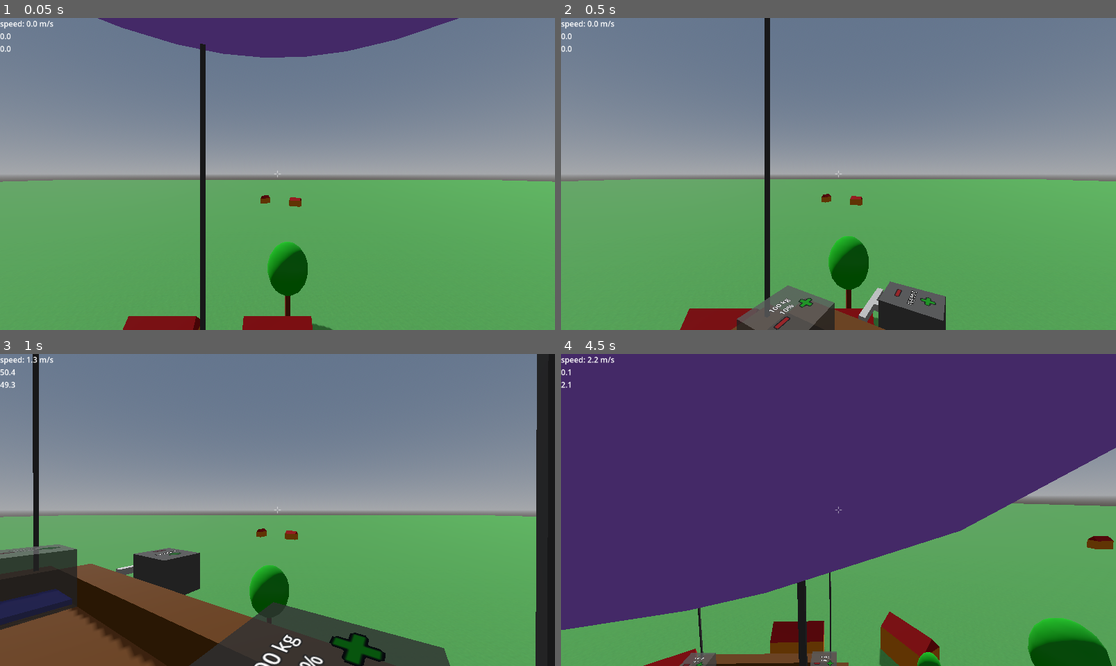
Above: before the commit, frames 1-4 (two rows, left to right).
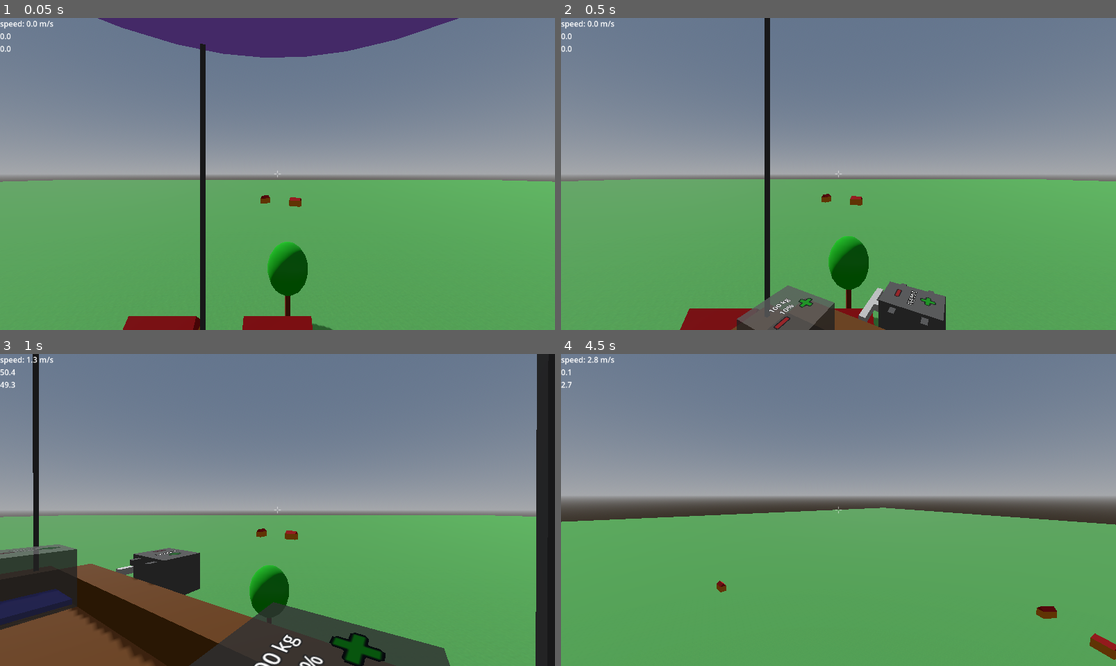
Above: after the commit, the same moments.

Repository: jmdejong/airships
Game: Godot game, scene res://scenes/world.tscn
Two runs of this game, one before a commit and one after it. Both use one fixed random seed, a clock stepped at 60 frames per second and the inputs below.
Inputs (mouse positions are in pixels of both pictures, inside the frame that each line leads up to):
- Up to frame 1 (0.05 s): no input
- Up to frame 2 (0.5 s): no input
- Up to frame 3 (1 s): move the mouse to (399, 494) at 0.52 s; hold D (right) from 0.53 s (still down); hold Shift (sprint) from 0.53 s (still down); click (399, 494) at 0.6 s
- Up to frame 4 (4.5 s): move the mouse to (810, 510) at 1.27 s; release D (right) at 1.28 s; release Shift (sprint) at 1.28 s; hold Space (up) from 1.28 s (still down); tap Shift (sprint) at 1.35, 4.35 s; click (810, 510) at 1.55 s; move the mouse to (849, 503) at 2.02 s; hold Shift (sprint) 2.03-2.78 s; click (849, 503) at 2.1 s; move the mouse to (832, 516) at 2.77 s; tap Mouse wheel down (rotate_left) at 2.85 s; click (832, 516) at 3.05 s; move the mouse to (877, 513) at 3.52 s; hold Shift (sprint) 3.53-4.28 s; tap Mouse wheel up (rotate_right) at 3.6 s; click (877, 513) at 3.67 s; move the mouse to (794, 506) at 4.27 s

Frame 1 is identical in both runs. In frame 2, less than 0.1% of the frame differs, in the area x 32-70%, y 85-99%; in frame 3, less than 0.1%; in frame 4, 73%, in the area x 0-100%, y 0-100%.

Commit message:
airships can split in 2

Diff:
--- a/code/airship.gd
+++ b/code/airship.gd
@@ -1,12 +1,17 @@
+class_name Airship
 extends RigidBody3D
 
 var displaced_volume: float
 var center_of_volume: Vector3
 var forces: Array[Force]
+static var CompositeComponent = preload("res://scenes/components/composite.tscn")
 
 func _ready() -> void:
 	$Components.changed.connect(calculate_components)
 	calculate_components()
+	await get_tree().create_timer(0.1).timeout
+	check_connections()
+
 
 func calculate_components() -> void:
 
@@ -42,8 +47,56 @@
 func is_floor() -> bool:
 	return true
 
-func build_component(pos: Vector3, component: Component, transform) -> void:
+func check_connections() -> void:
+	var all_components: Array[Component] = $Components.all_components()
+	#for c: Component in all_components:
+		#if c.connected_components().is_empty():
+			#prints("s", c)
+	if all_components.is_empty():
+		return
+	var start: Component = all_components[0]
+	prints("start", start)
+	var known: Dictionary[Component, bool] = {}
+	for c in all_components:
+		known[c] = false
+	known[start] = true
+	var fringe: Array[Component] = [start]
+	while !fringe.is_empty():
+		#prints("f", fringe)
+		var c: Component = fringe.pop_back()
+		#prints(c, c.connected_components())
+		for n in c.connected_components():
+			if known.has(n) and !known[n]:
+				known[n] = true
+				fringe.append(n)
+	#prints(all_components.size(), known.size())
+	var unconnected: Array[Component] = []
+	var holders: Dictionary[CompositeComponent, bool]
+	for c: Component in all_components:
+		if !known[c]:
+			unconnected.append(c)
+			c.remove()
+	if !unconnected.is_empty():
+		var components_holder: Component = $Components
+		remove_child(components_holder)
+		var new_ship: Airship = duplicate()
+		new_ship.remove_child(new_ship.get_node("Components"))
+		add_child(components_holder)
+		var new_components: CompositeComponent = CompositeComponent.instantiate()
+		new_components.name = "Components"
+		for c in unconnected:
+			new_components.add_component(c)
+		new_ship.add_child(new_components)
+		get_parent().add_child(new_ship)
+
+func build_component(pos: Vector3, component: ComponentBlueprint, transform) -> void:
 	var comp_node: Node3D = component.scene.instantiate()
 	comp_node.transform = transform
 	comp_node.position += pos
 	$Components/Custom.add_component(comp_node)
+	$Components/Custom.recalculate()
+
+func destroy_component(component: Component, pos: Vector3):
+	component.destroy(pos)
+	await get_tree().create_timer(0.1).timeout
+	check_connections()
--- a/code/build.gd
+++ b/code/build.gd
@@ -1,7 +1,7 @@
 extends RayCast3D
 
 var preview: Area3D = null
-var build_component: Component = null
+var build_component: ComponentBlueprint = null
 var component_position: Vector3
 var rotation_mode: int = 2:
 	set(value):
@@ -9,7 +9,7 @@
 		rotation_transform = Transform3D(Basis(Vector3.UP, rotation_mode * PI / 2), Vector3.ZERO)
 var rotation_transform: Transform3D = Transform3D(Basis(Vector3.UP, rotation_mode * PI / 2), Vector3.ZERO)
 
-func select_build(component: Component) -> void:
+func select_build(component: ComponentBlueprint) -> void:
 	for child in %BuildPreview.get_children():
 		child.queue_free()
 	build_component = component
@@ -49,8 +49,11 @@
 
 func try_remove() -> void:
 	var collider: CollisionObject3D = %BuildCast.get_collider()
-	if collider == null:
+	if collider == null or not collider is Airship:
 		return
 	var shape: CollisionShape3D = collider.shape_owner_get_owner(collider.shape_find_owner(%BuildCast.get_collider_shape()))
+	if !is_instance_valid(shape) || !is_instance_valid(shape.get_meta("component")):
+		return
 	var component: Node3D = shape.get_meta("component")
-	component.destroy(%BuildCast.get_collision_point() * collider.transform)
+	var ship: Airship = collider
+	ship.destroy_component(component, %BuildCast.get_collision_point() * collider.transform)
--- a/code/build_tab.gd
+++ b/code/build_tab.gd
@@ -1,7 +1,7 @@
 extends CanvasLayer
 
 
-signal select_build(component: Component)
+signal select_build(component: ComponentBlueprint)
 signal select_remove
 
 
--- a/code/component.gd
+++ b/code/component_blueprint.gd
@@ -1,4 +1,4 @@
-class_name Component
+class_name ComponentBlueprint
 extends Object
 
 var scene: PackedScene
@@ -12,23 +12,23 @@
 
 enum ComponentType { Woodblock, EngineHor }
 
-static var WoodBlock: Component = Component.new(
+static var WoodBlock: ComponentBlueprint = ComponentBlueprint.new(
 	preload("res://scenes/components/woodblock.tscn"),
 	preload("res://scenes/previews/woodblock.tscn"),
 	AABB(-Vector3.ONE*Global.block_size/2, Vector3.ONE*Global.block_size)
 )
-static var EngineHor: Component = Component.new(
+static var EngineHor: ComponentBlueprint = ComponentBlueprint.new(
 	preload("res://scenes/components/engine_hor.tscn"),
 	preload("res://scenes/previews/engine.tscn"),
 	AABB(-Vector3.ONE*Global.block_size/2, Vector3(1.5, 1.0, 1.0))
 )
 
-static var components: Dictionary[ComponentType, Component] = {
+static var components: Dictionary[ComponentType, ComponentBlueprint] = {
 	ComponentType.Woodblock: WoodBlock,
 	ComponentType.EngineHor: EngineHor
 }
 
-static func from_type(typ: ComponentType):
+static func from_type(typ: ComponentType) -> ComponentBlueprint:
 	return components[typ]
 
 
--- a/code/components/base_component.gd
+++ b/code/components/base_component.gd
@@ -1,10 +1,11 @@
 class_name BaseComponent
-extends Node3D
+extends Component
 
 signal changed
 
 var mass_: float
 var volume: float
+var ship: Airship
 
 func displaced_volume() -> float:
 	return volume
@@ -21,7 +22,20 @@
 	c.transform = transform * c.transform
 	return [c]
 
-func destroy(_where: Vector3) -> void:
+func remove() -> void:
+	if get_parent() == null:
+		return
 	get_parent().remove_child(self)
 	changed.emit()
+
+func destroy(_where: Vector3) -> void:
+	remove()
 	queue_free()
+
+func all_components() -> Array[Component]:
+	return [self]
+
+func connected_components() -> Array[Component]:
+	var connected: Array[Component] = []
+	connected.assign($Connection.get_overlapping_areas().map(func(area): return area.get_parent()))
+	return connected
--- /dev/null
+++ b/code/components/component.gd
@@ -0,0 +1,2 @@
+class_name Component
+extends Node3D
--- a/code/components/composite.gd
+++ b/code/components/composite.gd
@@ -1,4 +1,5 @@
-extends Node3D
+class_name CompositeComponent
+extends Component
 
 signal changed
 
@@ -9,13 +10,21 @@
 var _shapes: Array[CollisionShape3D]
 var _forces: Array[Force]
 var component_cells: Dictionary[Vector2, Node3D]
+var ship: Airship
+var has_changed: bool = true
 
 func _ready() -> void:
 	for child in get_children():
-		child.changed.connect(_recalculate)
-	_recalculate()
+		child.ship = ship
+		child.changed.connect(func():has_changed = true; check_recalculate.call_deferred())
+	recalculate()
 
-func _recalculate() -> void:
+func check_recalculate() -> void:
+	if !has_changed:
+		return
+	recalculate()
+
+func recalculate() -> void:
 	_mass = 0
 	_displaced_volume = 0
 	_center_of_mass = Vector3(0, 0, 0)
@@ -52,6 +61,7 @@
 	else:
 		_center_of_volume /= _displaced_volume
 	changed.emit()
+	has_changed = false
 
 func displaced_volume() -> float:
 	return _displaced_volume
@@ -73,5 +83,14 @@
 
 func add_component(component: Node3D) -> void:
 	add_child(component)
-	component.changed.connect(_recalculate)
-	_recalculate()
+	component.ship = ship
+	component.changed.connect(recalculate)
+
+func all_components() -> Array[Component]:
+	var ac: Array[Component] = []
+	for c: Component in get_children():
+		ac.append_array(c.all_components())
+	return ac
+
+func connected_components() -> Array[Component]:
+	return []
--- a/code/components/wood_panel.gd
+++ b/code/components/wood_panel.gd
@@ -3,23 +3,67 @@
 extends BaseComponent
 
 @export var density: float = 100
+var size_block: Vector3i
 @export var size: Vector3 = Vector3.ONE:
 	set(val):
 		size_block = Vector3(val / Global.block_size)
 		size = size_block * Global.block_size
+		_update_sizes()
+
+func _update_sizes() -> void:
 		volume = size.x * size.y * size.z
 		mass_ = density * volume
 		var origin: Vector3 = size / 2.0 - Vector3(0.25, 0.25, 0.25)
-		var cs: BoxShape3D = $CollisionShape3D.shape.duplicate()
-		cs.size = size
-		$CollisionShape3D.shape = cs
+		$CollisionShape3D.shape = _box_shape(size)
 		$CollisionShape3D.position = origin
 		var ms: BoxMesh = $MeshInstance3D.mesh.duplicate()
 		ms.size = size
 		$MeshInstance3D.mesh = ms
 		$MeshInstance3D.position = origin
 		$CenterOfMass.position = origin
-var size_block: Vector3i
+		$Connection/CollisionShapeX.position = origin
+		$Connection/CollisionShapeX.shape = _box_shape(size + Vector3(0.1, -0.2, -0.2))
+		$Connection/CollisionShapeY.position = origin
+		$Connection/CollisionShapeY.shape = _box_shape(size + Vector3(-0.2, 0.1, -0.2))
+		$Connection/CollisionShapeZ.position = origin
+		$Connection/CollisionShapeZ.shape = _box_shape(size + Vector3(-0.2, -0.2, 0.1))
+
+func _set_connections() -> void:
+	return
+	for c: CollisionShape3D in $Connection.get_children():
+		c.queue_free()
+	var cshape: SphereShape3D = SphereShape3D.new()
+	cshape.radius = 0.1
+	for x: int in size_block.x:
+		for y: int in size_block.y:
+			var c1: CollisionShape3D = CollisionShape3D.new()
+			c1.position = Vector3(x, y, -0.5) * Global.block_size
+			c1.shape = cshape
+			$Connection.add_child(c1)
+			var c2: CollisionShape3D = CollisionShape3D.new()
+			c2.position = Vector3(x, y, size_block.z + 0.5) * Global.block_size
+			c2.shape = cshape
+			$Connection.add_child(c2)
+		for z: int in size_block.z:
+			var c1: CollisionShape3D = CollisionShape3D.new()
+			c1.position = Vector3(x, -0.5, z) * Global.block_size
+			c1.shape = cshape
+			$Connection.add_child(c1)
+			var c2: CollisionShape3D = CollisionShape3D.new()
+			c2.position = Vector3(x, size_block.y + 0.5, z) * Global.block_size
+			c2.shape = cshape
+			$Connection.add_child(c2)
+	for y: int in size_block.y:
+		for z: int in size_block.z:
+			var c1: CollisionShape3D = CollisionShape3D.new()
+			c1.position = Vector3(-0.5, y, z) * Global.block_size
+			c1.shape = cshape
+			$Connection.add_child(c1)
+			var c2: CollisionShape3D = CollisionShape3D.new()
+			c2.position = Vector3(size_block.x + 0.5, y, z) * Global.block_size
+			c2.shape = cshape
+			$Connection.add_child(c2)
+
 
 func _block_positions() -> Array[Vector3]:
 	var p: Array[Vector3] = []
@@ -46,6 +90,10 @@
 			#clone.get_node().set_meta("component", clone)
 			clone.position = transform * pos
 			get_parent().add_component(clone)
-	get_parent().remove_child(self)
-	changed.emit()
+	remove()
 	queue_free()
+
+func _box_shape(size: Vector3) -> BoxShape3D:
+	var bs: BoxShape3D = BoxShape3D.new()
+	bs.size = size
+	return bs
--- a/code/player.gd
+++ b/code/player.gd
@@ -90,6 +90,8 @@
 	#movement.y = s * (float(Input.is_action_pressed("up")) - float(Input.is_action_pressed("down")))
 	if Input.is_action_pressed("up"):
 		linear_velocity.y = jump_speed
+		if Input.is_action_pressed("sprint"):
+			linear_velocity.y *= sprint_multiplier
 	#if input_movement != Vector2.ZERO:
 		#apply_central_force(movement * mass)
 		#linear_velocity.x = movement.x
@@ -156,7 +158,7 @@
 	if collider != null and collider.has_method("press"):
 		collider.press()
 
-func _on_build_tab_select_build(component: Component) -> void:
+func _on_build_tab_select_build(component: ComponentBlueprint) -> void:
 	mouse_mode = MouseMode.Build
 	%BuildCast.select_build(component)
 
--- a/code/select_build.gd
+++ b/code/select_build.gd
@@ -1,7 +1,7 @@
 extends Control
 
-@export var component: Component.ComponentType
+@export var component: ComponentBlueprint.ComponentType
 
 func _on_gui_input(event: InputEvent) -> void:
 	if event is InputEventMouseButton and event.pressed and event.button_index == 1:
-		get_owner().select_build.emit(Component.from_type(component))
+		get_owner().select_build.emit(ComponentBlueprint.from_type(component))
--- a/project.godot
+++ b/project.godot
@@ -102,6 +102,7 @@
 [layer_names]
 
 3d_physics/layer_3="Ships"
+3d_physics/layer_5="Connect"
 3d_physics/layer_6="Zones"
 3d_physics/layer_7="BuildAttach"
 3d_physics/layer_8="clickable"
--- a/scenes/components/ballast.tscn
+++ b/scenes/components/ballast.tscn
@@ -1,9 +1,10 @@
-[gd_scene load_steps=13 format=3 uid="uid://y3r5symbcup6"]
+[gd_scene load_steps=15 format=3 uid="uid://y3r5symbcup6"]
 
 [ext_resource type="Script" uid="uid://twbm7s4dogih" path="res://code/components/ballast.gd" id="1_ega2e"]
 [ext_resource type="Texture2D" uid="uid://carh7wcvr4a6b" path="res://textures/less.png" id="2_ugx7q"]
 [ext_resource type="Texture2D" uid="uid://rsylrmgcr5lb" path="res://textures/more.png" id="3_2skdb"]
 [ext_resource type="PackedScene" uid="uid://4ev7n8xin8g8" path="res://scenes/button3d.tscn" id="3_rkelu"]
+[ext_resource type="PackedScene" uid="uid://c80fsqccc2hnu" path="res://scenes/connection.tscn" id="5_rkelu"]
 
 [sub_resource type="BoxShape3D" id="BoxShape3D_xlykn"]
 
@@ -35,6 +36,9 @@
 
 [sub_resource type="StandardMaterial3D" id="StandardMaterial3D_xlykn"]
 albedo_color = Color(0, 0, 1, 1)
+
+[sub_resource type="SphereShape3D" id="SphereShape3D_dbjq7"]
+radius = 0.6
 
 [node name="Ballast" type="Node3D"]
 script = ExtResource("1_ega2e")
@@ -91,5 +95,11 @@
 [node name="CenterOfMass" type="Node3D" parent="."]
 transform = Transform3D(1, 0, 0, 0, -4.37114e-08, 1, 0, -1, -4.37114e-08, 0.25, 0.25, 0.25)
 
+[node name="Connection" parent="." instance=ExtResource("5_rkelu")]
+
+[node name="CollisionShape3D" type="CollisionShape3D" parent="Connection"]
+transform = Transform3D(1, 0, 0, 0, 1, 0, 0, 0, 1, 0.25, 0.25, 0.25)
+shape = SubResource("SphereShape3D_dbjq7")
+
 [connection signal="pressed" from="Tank/Less" to="." method="_on_less_pressed"]
 [connection signal="pressed" from="Tank/More" to="." method="_on_more_pressed"]
--- a/scenes/components/balloon.tscn
+++ b/scenes/components/balloon.tscn
@@ -1,6 +1,7 @@
-[gd_scene load_steps=5 format=3 uid="uid://cdrckp34pfx8q"]
+[gd_scene load_steps=7 format=3 uid="uid://cdrckp34pfx8q"]
 
 [ext_resource type="Script" uid="uid://penueqo0mknq" path="res://code/components/balloon.gd" id="1_vcytr"]
+[ext_resource type="PackedScene" uid="uid://c80fsqccc2hnu" path="res://scenes/connection.tscn" id="2_tvt4f"]
 
 [sub_resource type="SphereShape3D" id="SphereShape3D_3ev3o"]
 radius = 10.0
@@ -14,6 +15,9 @@
 [sub_resource type="StandardMaterial3D" id="StandardMaterial3D_3qy7f"]
 albedo_color = Color(0.51452, 0.3268, 0.76, 1)
 
+[sub_resource type="SphereShape3D" id="SphereShape3D_ivyex"]
+radius = 9.5
+
 [node name="Balloon" type="Node3D"]
 script = ExtResource("1_vcytr")
 
@@ -26,3 +30,8 @@
 surface_material_override/0 = SubResource("StandardMaterial3D_3qy7f")
 
 [node name="CenterOfMass" type="Node3D" parent="."]
+
+[node name="Connection" parent="." instance=ExtResource("2_tvt4f")]
+
+[node name="CollisionShape3D" type="CollisionShape3D" parent="Connection"]
+shape = SubResource("SphereShape3D_ivyex")
--- a/scenes/components/cable.tscn
+++ b/scenes/components/cable.tscn
@@ -1,9 +1,10 @@
-[gd_scene load_steps=5 format=3 uid="uid://bnh82toixngca"]
+[gd_scene load_steps=6 format=3 uid="uid://bnh82toixngca"]
 
 [ext_resource type="Script" uid="uid://cv4oa72xgm6qh" path="res://code/components/box_component.gd" id="1_uw4vd"]
+[ext_resource type="PackedScene" uid="uid://c80fsqccc2hnu" path="res://scenes/connection.tscn" id="2_i1s5s"]
 
 [sub_resource type="BoxShape3D" id="BoxShape3D_uw4vd"]
-size = Vector3(0.05, 8.5, 0.05)
+size = Vector3(0.05, 8.6, 0.05)
 
 [sub_resource type="StandardMaterial3D" id="StandardMaterial3D_uw4vd"]
 albedo_color = Color(0.2, 0.2, 0.2, 1)
@@ -26,3 +27,9 @@
 
 [node name="CenterOfMass" type="Node3D" parent="."]
 transform = Transform3D(1, 0, 0, 0, 1, 0, 0, 0, 1, 0, 4, 0)
+
+[node name="Connection" parent="." instance=ExtResource("2_i1s5s")]
+
+[node name="CollisionShape3D2" type="CollisionShape3D" parent="Connection"]
+transform = Transform3D(1, 0, 0, 0, 1, 0, 0, 0, 1, 0, 4, 0)
+shape = SubResource("BoxShape3D_uw4vd")
--- a/scenes/components/engine_hor.tscn
+++ b/scenes/components/engine_hor.tscn
@@ -1,10 +1,11 @@
-[gd_scene load_steps=14 format=3 uid="uid://37i3vkcqr8ef"]
+[gd_scene load_steps=18 format=3 uid="uid://37i3vkcqr8ef"]
 
 [ext_resource type="Script" uid="uid://e8guogssdweh" path="res://code/components/engine.gd" id="1_dxaiv"]
 [ext_resource type="Script" uid="uid://w74q5f1ednux" path="res://code/anim/rotor.gd" id="2_dxaiv"]
 [ext_resource type="PackedScene" uid="uid://4ev7n8xin8g8" path="res://scenes/button3d.tscn" id="3_dn7b6"]
 [ext_resource type="Texture2D" uid="uid://carh7wcvr4a6b" path="res://textures/less.png" id="4_3ouc1"]
 [ext_resource type="Texture2D" uid="uid://rsylrmgcr5lb" path="res://textures/more.png" id="5_lieb6"]
+[ext_resource type="PackedScene" uid="uid://c80fsqccc2hnu" path="res://scenes/connection.tscn" id="6_lieb6"]
 
 [sub_resource type="BoxShape3D" id="BoxShape3D_dv5nn"]
 size = Vector3(1, 0.7, 0.7)
@@ -38,6 +39,15 @@
 
 [sub_resource type="BoxMesh" id="BoxMesh_dxaiv"]
 size = Vector3(0.25, 0.125, 0.125)
+
+[sub_resource type="StandardMaterial3D" id="StandardMaterial3D_lieb6"]
+albedo_color = Color(0.258824, 0.258824, 0.258824, 1)
+
+[sub_resource type="BoxMesh" id="BoxMesh_nhv66"]
+size = Vector3(0.1, 0.1, 1)
+
+[sub_resource type="BoxShape3D" id="BoxShape3D_nhv66"]
+size = Vector3(0.1, 0.1, 1.1)
 
 [node name="EngineHor" type="Node3D"]
 script = ExtResource("1_dxaiv")
@@ -94,5 +104,43 @@
 [node name="CenterOfMass" type="Node3D" parent="."]
 transform = Transform3D(1, 0, 0, 0, 1, 0, 0, 0, 1, 0.25, 0.25, 0.25)
 
+[node name="Beam" type="MeshInstance3D" parent="."]
+transform = Transform3D(1, 0, 0, 0, 1, 0, 0, 0, 1, 0, 0, 0.25)
+material_override = SubResource("StandardMaterial3D_lieb6")
+mesh = SubResource("BoxMesh_nhv66")
+
+[node name="Beam2" type="MeshInstance3D" parent="."]
+transform = Transform3D(1, 0, 0, 0, 1, 0, 0, 0, 1, 0.5, 0, 0.25)
+material_override = SubResource("StandardMaterial3D_lieb6")
+mesh = SubResource("BoxMesh_nhv66")
+
+[node name="Beam3" type="MeshInstance3D" parent="."]
+transform = Transform3D(1, 0, 0, 0, 1, 0, 0, 0, 1, 0, 0.5, 0.25)
+material_override = SubResource("StandardMaterial3D_lieb6")
+mesh = SubResource("BoxMesh_nhv66")
+
+[node name="Beam4" type="MeshInstance3D" parent="."]
+transform = Transform3D(1, 0, 0, 0, 1, 0, 0, 0, 1, 0.5, 0.5, 0.25)
+material_override = SubResource("StandardMaterial3D_lieb6")
+mesh = SubResource("BoxMesh_nhv66")
+
+[node name="Connection" parent="." instance=ExtResource("6_lieb6")]
+
+[node name="CollisionShape3D" type="CollisionShape3D" parent="Connection"]
+transform = Transform3D(1, 0, 0, 0, 1, 0, 0, 0, 1, 0, 0, 0.25)
+shape = SubResource("BoxShape3D_nhv66")
+
+[node name="CollisionShape3D4" type="CollisionShape3D" parent="Connection"]
+transform = Transform3D(1, 0, 0, 0, 1, 0, 0, 0, 1, 0.5, 0, 0.25)
+shape = SubResource("BoxShape3D_nhv66")
+
+[node name="CollisionShape3D2" type="CollisionShape3D" parent="Connection"]
+transform = Transform3D(1, 0, 0, 0, 1, 0, 0, 0, 1, 0, 0.5, 0.25)
+shape = SubResource("BoxShape3D_nhv66")
+
+[node name="CollisionShape3D3" type="CollisionShape3D" parent="Connection"]
+transform = Transform3D(1, 0, 0, 0, 1, 0, 0, 0, 1, 0.5, 0.5, 0.25)
+shape = SubResource("BoxShape3D_nhv66")
+
 [connection signal="pressed" from="MeshInstance3D/Less" to="." method="_on_less_pressed"]
 [connection signal="pressed" from="MeshInstance3D/More" to="." method="_on_more_pressed"]
--- a/scenes/components/status_panel.tscn
+++ b/scenes/components/status_panel.tscn
@@ -1,8 +1,9 @@
-[gd_scene load_steps=7 format=3 uid="uid://b5dw13s3ysqsr"]
+[gd_scene load_steps=9 format=3 uid="uid://b5dw13s3ysqsr"]
 
 [ext_resource type="Script" uid="uid://cv4oa72xgm6qh" path="res://code/components/box_component.gd" id="1_wql8p"]
 [ext_resource type="Material" uid="uid://l8gakslgrmhi" path="res://materials/apparatus.tres" id="2_obbup"]
 [ext_resource type="Script" uid="uid://cuy0wihf3c0a4" path="res://code/status_dashboard.gd" id="3_wql8p"]
+[ext_resource type="PackedScene" uid="uid://c80fsqccc2hnu" path="res://scenes/connection.tscn" id="4_81m0m"]
 
 [sub_resource type="BoxShape3D" id="BoxShape3D_obbup"]
 size = Vector3(1, 0.1, 1)
@@ -13,6 +14,9 @@
 [sub_resource type="BoxMesh" id="BoxMesh_88f4g"]
 material = ExtResource("2_obbup")
 size = Vector3(0.25, 0.4, 0.25)
+
+[sub_resource type="BoxShape3D" id="BoxShape3D_744bp"]
+size = Vector3(0.25, 0.1, 0.25)
 
 [node name="StatusPanel" type="Node3D"]
 script = ExtResource("1_wql8p")
@@ -44,3 +48,9 @@
 
 [node name="CenterOfMass" type="Node3D" parent="."]
 transform = Transform3D(1, 0, 0, 0, 1, 0, 0, 0, 1, 0.25, 0.1, 0.25)
+
+[node name="Connection" parent="." instance=ExtResource("4_81m0m")]
+
+[node name="CollisionShape3D" type="CollisionShape3D" parent="Connection"]
+transform = Transform3D(1, 0, 0, 0, 1, 0, 0, 0, 1, 0.25, -0.25, 0.25)
+shape = SubResource("BoxShape3D_744bp")
--- a/scenes/components/wood_panel.tscn
+++ b/scenes/components/wood_panel.tscn
@@ -1,23 +1,47 @@
-[gd_scene load_steps=5 format=3 uid="uid://gag3g3ctvxpx"]
+[gd_scene load_steps=9 format=3 uid="uid://gag3g3ctvxpx"]
 
 [ext_resource type="Script" uid="uid://dvun5k6sqb1p6" path="res://code/components/wood_panel.gd" id="1_n7ecm"]
 [ext_resource type="Material" uid="uid://bev5qvka8ffsn" path="res://materials/ship_wood.tres" id="2_1uhlu"]
+[ext_resource type="PackedScene" uid="uid://c80fsqccc2hnu" path="res://scenes/connection.tscn" id="3_1uhlu"]
 
-[sub_resource type="BoxShape3D" id="BoxShape3D_n7ecm"]
+[sub_resource type="BoxShape3D" id="BoxShape3D_1uhlu"]
 
-[sub_resource type="BoxMesh" id="BoxMesh_1uhlu"]
+[sub_resource type="BoxMesh" id="BoxMesh_c30da"]
+
+[sub_resource type="BoxShape3D" id="BoxShape3D_c30da"]
+size = Vector3(0.6, 0.9, 1.9)
+
+[sub_resource type="BoxShape3D" id="BoxShape3D_k8xt6"]
+size = Vector3(0.4, 1.1, 1.9)
+
+[sub_resource type="BoxShape3D" id="BoxShape3D_guqs8"]
+size = Vector3(0.4, 0.9, 2.1)
 
 [node name="WoodPanel" type="Node3D"]
 script = ExtResource("1_n7ecm")
 
 [node name="CollisionShape3D" type="CollisionShape3D" parent="."]
 transform = Transform3D(1, 0, 0, 0, 1, 0, 0, 0, 1, 0.25, 0.25, 0.25)
-shape = SubResource("BoxShape3D_n7ecm")
+shape = SubResource("BoxShape3D_1uhlu")
 
 [node name="MeshInstance3D" type="MeshInstance3D" parent="."]
 transform = Transform3D(1, 0, 0, 0, 1, 0, 0, 0, 1, 0.25, 0.25, 0.25)
-mesh = SubResource("BoxMesh_1uhlu")
+mesh = SubResource("BoxMesh_c30da")
 surface_material_override/0 = ExtResource("2_1uhlu")
 
 [node name="CenterOfMass" type="Node3D" parent="."]
 transform = Transform3D(1, 0, 0, 0, 1, 0, 0, 0, 1, 0.25, 0.25, 0.25)
+
+[node name="Connection" parent="." instance=ExtResource("3_1uhlu")]
+
+[node name="CollisionShapeX" type="CollisionShape3D" parent="Connection"]
+transform = Transform3D(1, 0, 0, 0, 1, 0, 0, 0, 1, 0.25, 0.25, 0.25)
+shape = SubResource("BoxShape3D_c30da")
+
+[node name="CollisionShapeY" type="CollisionShape3D" parent="Connection"]
+transform = Transform3D(1, 0, 0, 0, 1, 0, 0, 0, 1, 0.25, 0.25, 0.25)
+shape = SubResource("BoxShape3D_k8xt6")
+
+[node name="CollisionShapeZ" type="CollisionShape3D" parent="Connection"]
+transform = Transform3D(1, 0, 0, 0, 1, 0, 0, 0, 1, 0.25, 0.25, 0.25)
+shape = SubResource("BoxShape3D_guqs8")
--- /dev/null
+++ b/scenes/connection.tscn
@@ -0,0 +1,5 @@
+[gd_scene format=3 uid="uid://c80fsqccc2hnu"]
+
+[node name="Connection" type="Area3D"]
+collision_layer = 16
+collision_mask = 16
Renamed: code/component.gd.uid -> code/component_blueprint.gd.uid
Not shown, added: code/components/component.gd.uid
